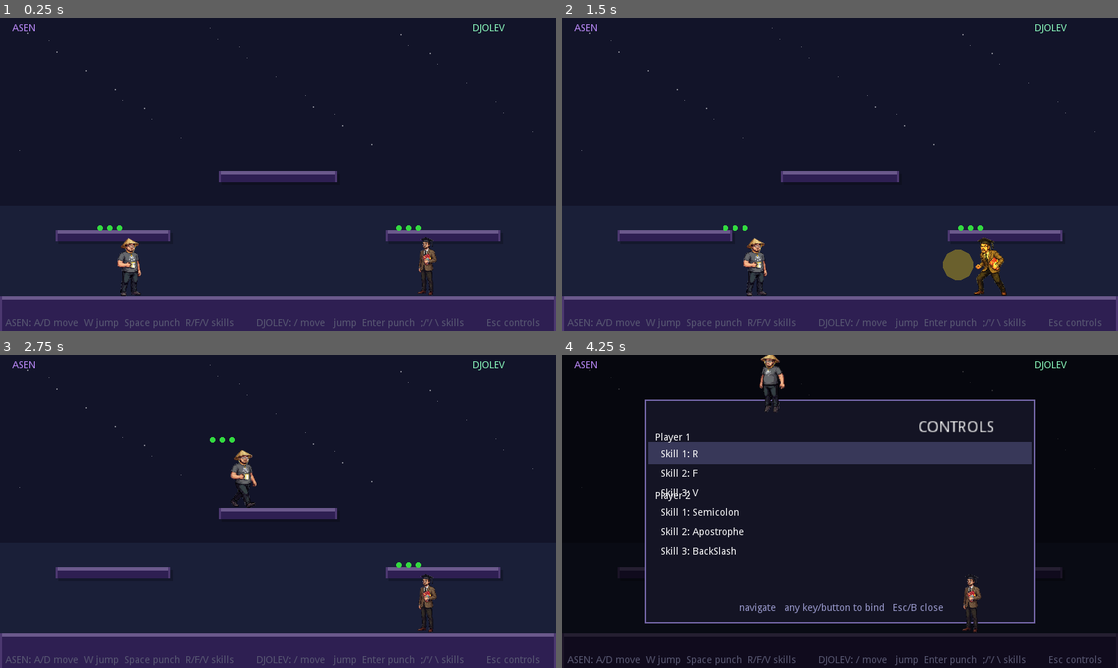
Above: before the commit, frames 1-4 (two rows, left to right).
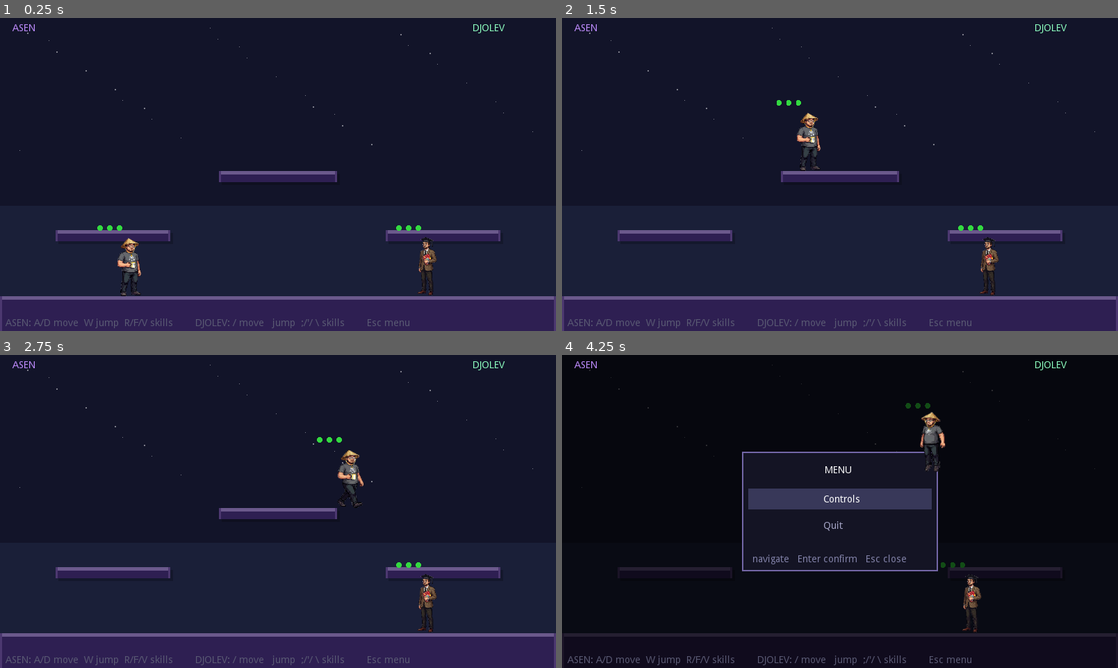
Above: after the commit, the same moments.

Repository: asenmitrev/cucugo
Game: Godot game, scene res://scenes/Main.tscn
Two runs of this game, one before a commit and one after it. Both use one fixed random seed, a clock stepped at 60 frames per second and the inputs below.
Inputs:
- Up to frame 1 (0.25 s): no input
- Up to frame 2 (1.5 s): tap Enter (p2_punch) at 0.5, 0.8, 1.35 s; hold D (p1_right) 0.53-1.28 s; tap Space (p1_punch) at 0.6 s; tap W (p1_jump) at 0.77 s; hold Down (ui_down) from 1.28 s (still down)
- Up to frame 3 (2.75 s): tap W (p1_jump) at 1.52 s; tap Keypad Enter at 1.55, 2.1 s; release Down (ui_down) at 2.03 s; hold D (p1_right) from 2.03 s (still down); tap Space (p1_punch) at 2.3 s
- Up to frame 4 (4.25 s): tap Space (p1_punch) at 2.85 s; tap W (p1_jump) at 3.02, 3.77 s; tap Enter (p2_punch) at 3.05 s; release D (p1_right) at 3.53 s; hold A (p1_left) from 3.53 s (still down); tap Left (p2_left) at 3.6 s; tap Keypad Enter at 3.8 s; tap Escape (start) at 4.15 s

The runs differ from the first frame. In frame 1, 0.5% of the frame differs, in the area x 22-97%, y 96-100%; in frame 2, 2.4%; in frame 3, 1.4%; in frame 4, 11%, in the area x 14-97%, y 0-100%.

Commit message:
refactor: remove punch mechanic, add main menu and controls reset
- Remove punch attack from CharacterDef, Main.gd, and character resources
- Rename skills: Slam → Rice, Whirl → Gong; adjust effect dimensions/duration
- Add main menu overlay (Controls, Quit) triggered by Esc/Start
- Add 'Reset to Default' option at bottom of controls menu
- Set window to fullscreen and always-on-top
- Update control hints to reflect new layout

Diff:
--- a/project.godot
+++ b/project.godot
@@ -44,6 +44,7 @@
 window/size/height=450
 window/size/borderless=true
 window/size/fullscreen=true
+window/size/always_on_top=true
 window/dpi/allow_hidpi=true
 window/vsync/use_vsync=false
 window/stretch/mode="viewport"
@@ -56,6 +57,14 @@
 
 [input]
 
+ui_accept={
+"deadzone": 0.5,
+"events": [  ]
+}
+ui_select={
+"deadzone": 0.5,
+"events": [  ]
+}
 p1_left={
 "deadzone": 0.5,
 "events": [ Object(InputEventKey,"resource_local_to_scene":false,"resource_name":"","device":0,"alt":false,"shift":false,"control":false,"meta":false,"command":false,"pressed":false,"scancode":65,"physical_scancode":0,"unicode":0,"echo":false,"script":null)
--- a/resources/asen.tres
+++ b/resources/asen.tres
@@ -15,18 +15,11 @@
 action_left = "p1_left"
 action_right = "p1_right"
 action_jump = "p1_jump"
-action_punch = "p1_punch"
 speed = 210.0
 jump_vel = -530.0
-punch_dur = 0.36
-punch_rx = 118.0
-punch_ry = 65.0
-hit_t0 = 0.07
-hit_t1 = 0.25
 anim_idle = 0.18
 anim_walk = 0.1
 anim_jump = 0.14
-anim_punch = 0.09
 anim_dead = 0.2
 action_skill1 = "p1_skill1"
 action_skill2 = "p1_skill2"
--- a/resources/djolev.tres
+++ b/resources/djolev.tres
@@ -15,18 +15,11 @@
 action_left = "p2_left"
 action_right = "p2_right"
 action_jump = "p2_jump"
-action_punch = "p2_punch"
 speed = 210.0
 jump_vel = -530.0
-punch_dur = 0.36
-punch_rx = 118.0
-punch_ry = 65.0
-hit_t0 = 0.07
-hit_t1 = 0.25
 anim_idle = 0.18
 anim_walk = 0.1
 anim_jump = 0.14
-anim_punch = 0.09
 anim_dead = 0.2
 action_skill1 = "p2_skill1"
 action_skill2 = "p2_skill2"
--- a/resources/skills/asen_slam.tres
+++ b/resources/skills/asen_slam.tres
@@ -4,13 +4,13 @@
 
 [resource]
 script = ExtResource( 1 )
-display_name = "Slam"
+display_name = "Rice"
 cast_time = 0.35
 cooldown = 2.0
 anim_cast = 0.2
-effect_width = 250.0
-effect_height = 5.0
-effect_offset_x = 0.0
+effect_width = 25.0
+effect_height = 25.0
+effect_offset_x = -25.0
 effect_offset_y = 64.0
-effect_duration = 1.0
+effect_duration = 20.0
 effect_color = Color( 0.75, 0.3, 1, 1 )
--- a/resources/skills/asen_whirl.tres
+++ b/resources/skills/asen_whirl.tres
@@ -4,7 +4,7 @@
 
 [resource]
 script = ExtResource( 1 )
-display_name = "Whirl"
+display_name = "Gong"
 cast_time = 0.2
 cooldown = 2.0
 anim_cast = 0.06
--- a/scripts/CharacterDef.gd
+++ b/scripts/CharacterDef.gd
@@ -10,21 +10,13 @@
 export var action_left: String = ""
 export var action_right: String = ""
 export var action_jump: String = ""
-export var action_punch: String = ""
 
 export var speed: float = 210.0
 export var jump_vel: float = -530.0
 
-export var punch_dur: float = 0.36
-export var punch_rx: float = 118.0
-export var punch_ry: float = 65.0
-export var hit_t0: float = 0.07
-export var hit_t1: float = 0.25
-
 export var anim_idle: float = 0.18
 export var anim_walk: float = 0.10
 export var anim_jump: float = 0.14
-export var anim_punch: float = 0.09
 export var anim_dead: float = 0.20
 
 export var action_skill1: String = ""
--- a/scripts/ControllerMapper.gd
+++ b/scripts/ControllerMapper.gd
@@ -12,7 +12,6 @@
 	"left":  [["p1_left", 0],   ["p2_left", 1]],
 	"right": [["p1_right", 0],  ["p2_right", 1]],
 	"up":    [["p1_jump", 0],   ["p2_jump", 1]],
-	"a":     [["p1_punch", 0],  ["p2_punch", 1]],
 	"b":     [["p1_skill1", 0], ["p2_skill1", 1]],
 	"x":     [["p1_skill2", 0], ["p2_skill2", 1]],
 	"y":     [["p1_skill3", 0], ["p2_skill3", 1]],
--- a/scripts/Main.gd
+++ b/scripts/Main.gd
@@ -23,13 +23,11 @@
         "idle":  preload("res://assets/asen/asen-idle.png"),
         "walk":  preload("res://assets/asen/asen-walk.png"),
         "jump":  preload("res://assets/asen/asen-jump.png"),
-        "punch": preload("res://assets/asen/asen-punch.png"),
     },
     "djolev": {
         "idle":  preload("res://assets/djolev/djolev-idle.png"),
         "walk":  preload("res://assets/djolev/djolev-walk.png"),
         "jump":  preload("res://assets/djolev/djolev-jump.png"),
-        "punch": preload("res://assets/djolev/djolev-punch.png"),
     },
 }
 
@@ -55,6 +53,10 @@
 var _ctrl_font: Font
 
 var _ctrl_bindings: Dictionary = {}
+
+const MAIN_MENU_ITEMS := ["Controls", "Quit"]
+var show_main_menu: bool = false
+var main_menu_sel: int = 0
 
 const CTRL_ACTIONS := [
 	{"player": 0, "label": "Skill 1", "action": "p1_skill1"},
@@ -74,14 +76,12 @@
 	"p1_left":    KEY_A,
 	"p1_right":   KEY_D,
 	"p1_jump":    KEY_W,
-	"p1_punch":   KEY_SPACE,
 	"p1_skill1":  KEY_R,
 	"p1_skill2":  KEY_F,
 	"p1_skill3":  KEY_V,
 	"p2_left":    KEY_LEFT,
 	"p2_right":   KEY_RIGHT,
 	"p2_jump":    KEY_UP,
-	"p2_punch":   KEY_ENTER,
 	"p2_skill1":  KEY_SEMICOLON,
 	"p2_skill2":  KEY_APOSTROPHE,
 	"p2_skill3":  KEY_BACKSLASH,
@@ -89,13 +89,14 @@
 
 
 func _ready() -> void:
+	OS.window_fullscreen = true
 	var ui := CanvasLayer.new()
 	add_child(ui)
 
 	_lbl_p1 = _make_lbl(ASEN_DEF.display_name, Vector2(18, 8), ASEN_DEF.label_color)
 	_lbl_p2 = _make_lbl(DJOLEV_DEF.display_name, Vector2(680, 8), DJOLEV_DEF.label_color)
 	_lbl_controls = _make_lbl(
-		"ASEN: A/D move  W jump  Space punch  R/F/V skills        DJOLEV: ←/→ move  ↑ jump  Enter punch  ;/'/ \\ skills        Esc controls",
+		"ASEN: A/D move  W jump  R/F/V skills        DJOLEV: ←/→ move  ↑ jump  ;/'/ \\ skills        Esc menu",
 		Vector2(8, 432), Color(0.35, 0.35, 0.45))
 	_lbl_winner = _make_lbl("", Vector2(0, 168), Color.white)
 	_lbl_winner.rect_size = Vector2(W / 2.8, 40)
@@ -183,7 +184,10 @@
 
 
 func _ctrl_update_hint() -> void:
-	_ctrl_hint.text = "↑↓ navigate   any key/button to bind   Esc/B close"
+	if controls_sel == CTRL_ACTIONS.size():
+		_ctrl_hint.text = "↑↓ navigate   Enter/any button to reset   Esc/B close"
+	else:
+		_ctrl_hint.text = "↑↓ navigate   any key/button to bind   Esc/B close"
 
 func _ctrl_toggle() -> void:
 	if show_controls:
@@ -197,8 +201,24 @@
 		_ctrl_title.rect_position = Vector2(bx, by + 28)
 		_ctrl_hint.rect_position = Vector2(bx, by + CTRL_BOX_H - 28)
 
+func _main_menu_confirm() -> void:
+	match main_menu_sel:
+		0:  # Controls
+			show_main_menu = false
+			_ctrl_toggle()
+		1:  # Quit
+			get_tree().quit()
+
 func _ctrl_nav(dir: int) -> void:
-	controls_sel = wrapi(controls_sel + dir, 0, CTRL_ACTIONS.size())
+	controls_sel = wrapi(controls_sel + dir, 0, CTRL_ACTIONS.size() + 1)
+	_ctrl_update_hint()
+
+func _ctrl_reset_defaults() -> void:
+	for action in DEFAULT_BINDS:
+		var ev := InputEventKey.new()
+		ev.scancode = DEFAULT_BINDS[action]
+		_apply_event_to_action(action, ev)
+	_ctrl_save()
 
 func _ctrl_remap(ev: InputEvent) -> void:
 	var ca: Dictionary = CTRL_ACTIONS[controls_sel]
@@ -210,7 +230,8 @@
 	var row_top: float = by + 62.0
 
 	var max_offset: int = max(0, CTRL_ACTIONS.size() - CTRL_VISIBLE_ROWS)
-	var offset: int = clamp(int(controls_sel) - 3, 0, max_offset)
+	var eff_sel: int = min(controls_sel, CTRL_ACTIONS.size() - 1)
+	var offset: int = clamp(eff_sel - 3, 0, max_offset)
 
 	var prev_player: int = -1
 	for v in CTRL_VISIBLE_ROWS:
@@ -231,6 +252,10 @@
 
 		var col: Color = Color(1.0, 1.0, 1.0, 1.0) if idx == controls_sel else Color(0.75, 0.75, 0.85, 1.0)
 		draw_string(_ctrl_font, Vector2(bx + 14.0, ry + CTRL_ROW_H - 8.0), line)
+
+	var reset_ry: float = row_top + float(CTRL_VISIBLE_ROWS) * CTRL_ROW_H + 10.0
+	var reset_col: Color = Color(1.0, 0.55, 0.55) if controls_sel == CTRL_ACTIONS.size() else Color(0.65, 0.42, 0.42)
+	draw_string(_ctrl_font, Vector2(bx + CTRL_BOX_W * 0.5 - 62.0, reset_ry + CTRL_ROW_H - 8.0), "[ Reset to Default ]", reset_col)
 
 func _ctrl_save() -> void:
 	var file := File.new()
@@ -291,7 +316,6 @@
 		"name": def.display_name, "pos": def.start_pos, "vel": Vector2.ZERO,
 		"right": def.facing_right, "on_gnd": false,
 		"state": "idle",
-		"punch_t": 0.0, "punch_hit": false, "last_pe": 0.0,
 		"dead": false, "death_t": 0.0,
 		"anim_t": 0.0, "anim_frame": 0, "prev_state": "idle",
 		"tex": tex, "spr": spr,
@@ -307,56 +331,112 @@
 		"idle":  return def.anim_idle
 		"walk":  return def.anim_walk
 		"jump":  return def.anim_jump
-		"punch": return def.anim_punch
 		"dead":  return def.anim_dead
 	return 0.15
 
 
 func _input(event: InputEvent) -> void:
-	# Start action (gamepad or custom binding) toggles the controls menu
-	if InputMap.has_action("start") and event.is_action_pressed("start"):
-		_ctrl_toggle()
+	# Controls menu is open — consume all input here
+	if show_controls:
 		get_tree().set_input_as_handled()
+		if event is InputEventKey:
+			var ev: InputEventKey = event as InputEventKey
+			if not ev.pressed or ev.echo:
+				return
+			if ev.scancode == KEY_ESCAPE:
+				_ctrl_toggle()
+			elif ev.scancode == KEY_UP:
+				_ctrl_nav(-1)
+				update()
+			elif ev.scancode == KEY_DOWN:
+				_ctrl_nav(1)
+				update()
+			elif controls_sel == CTRL_ACTIONS.size():
+				if ev.scancode == KEY_ENTER or ev.scancode == KEY_KP_ENTER:
+					_ctrl_reset_defaults()
+					update()
+			else:
+				_ctrl_remap(event)
+				update()
+			return
+		if event is InputEventJoypadButton:
+			var ev: InputEventJoypadButton = event as InputEventJoypadButton
+			if not ev.pressed:
+				return
+			if ev.button_index == JOY_DPAD_UP:
+				_ctrl_nav(-1)
+				update()
+			elif ev.button_index == JOY_DPAD_DOWN:
+				_ctrl_nav(1)
+				update()
+			elif event.is_action_pressed("ui_cancel"):
+				_ctrl_toggle()
+			elif controls_sel == CTRL_ACTIONS.size():
+				_ctrl_reset_defaults()
+				update()
+			else:
+				_ctrl_remap(event)
+				update()
+			return
+		if event is InputEventJoypadMotion:
+			var ev: InputEventJoypadMotion = event as InputEventJoypadMotion
+			if ev.axis == JOY_AXIS_1 or ev.axis == 7:
+				if ev.axis_value < -0.5:
+					_ctrl_nav(-1)
+					update()
+				elif ev.axis_value > 0.5:
+					_ctrl_nav(1)
+					update()
 		return
 
-	if not show_controls:
+	# Main menu is open — consume all input here
+	if show_main_menu:
+		get_tree().set_input_as_handled()
+		if event is InputEventKey:
+			var ev: InputEventKey = event as InputEventKey
+			if not ev.pressed or ev.echo:
+				return
+			if ev.scancode == KEY_ESCAPE:
+				show_main_menu = false
+				update()
+			elif ev.scancode == KEY_UP:
+				main_menu_sel = wrapi(main_menu_sel - 1, 0, MAIN_MENU_ITEMS.size())
+				update()
+			elif ev.scancode == KEY_DOWN:
+				main_menu_sel = wrapi(main_menu_sel + 1, 0, MAIN_MENU_ITEMS.size())
+				update()
+			elif  ev.scancode == KEY_KP_ENTER or ev.scancode == KEY_SPACE:
+				_main_menu_confirm()
+		if event is InputEventJoypadButton:
+			var ev: InputEventJoypadButton = event as InputEventJoypadButton
+			if not ev.pressed:
+				return
+			if ev.button_index == JOY_DPAD_UP:
+				main_menu_sel = wrapi(main_menu_sel - 1, 0, MAIN_MENU_ITEMS.size())
+				update()
+			elif ev.button_index == JOY_DPAD_DOWN:
+				main_menu_sel = wrapi(main_menu_sel + 1, 0, MAIN_MENU_ITEMS.size())
+				update()
+			elif ev.button_index == JOY_SONY_X or ev.button_index == JOY_XBOX_A:
+				_main_menu_confirm()
+			elif event.is_action_pressed("ui_cancel"):
+				show_main_menu = false
+				update()
+		return
+
+	# No overlay open — Escape or Start opens the main menu (not during game-over countdown)
+	if not game_over:
 		if event is InputEventKey:
 			var ev: InputEventKey = event as InputEventKey
 			if ev.pressed and not ev.echo and ev.scancode == KEY_ESCAPE:
-				_ctrl_toggle()
+				show_main_menu = true
+				main_menu_sel = 0
 				get_tree().set_input_as_handled()
-		return
-
-	# Menu is open — consume all input so game physics don't fire
-	get_tree().set_input_as_handled()
-
-	# Navigation uses Godot's built-in ui_* actions which map to both
-	# keyboard arrows and gamepad d-pad automatically on all platforms.
-	if event.is_action_pressed("ui_up"):
-		_ctrl_nav(-1)
-		update()
-		return
-
-	if event.is_action_pressed("ui_down"):
-		_ctrl_nav(1)
-		update()
-		return
-
-	if event.is_action_pressed("ui_cancel"):
-		_ctrl_toggle()
-		return
-
-	# Remap: accept keyboard key presses and joypad button presses
-	if event is InputEventKey:
-		var ev: InputEventKey = event as InputEventKey
-		if ev.pressed and not ev.echo:
-			_ctrl_remap(event)
-			update()
-	elif event is InputEventJoypadButton:
-		var ev: InputEventJoypadButton = event as InputEventJoypadButton
-		if ev.pressed:
-			_ctrl_remap(event)
-			update()
+				return
+		if InputMap.has_action("start") and event.is_action_pressed("start"):
+			show_main_menu = true
+			main_menu_sel = 0
+			get_tree().set_input_as_handled()
 
 func _process(delta: float) -> void:
 	var dt := min(delta, 0.1)
@@ -369,7 +449,7 @@
 		update()
 		return
 
-	if show_controls:
+	if show_main_menu or show_controls:
 		update()
 		return
 
@@ -411,8 +491,6 @@
 		if p["dead"]:
 			spr.modulate.a = max(0.0, 1.0 - p["death_t"] * 0.75)
 			spr.rotation += 3.0 * PI * dt * min(p["death_t"], 0.8)
-		elif p["state"] == "punch" and p["punch_t"] >= p["def"].hit_t0 and p["punch_t"] <= p["def"].hit_t1:
-			spr.modulate = Color(1.5, 1.3, 0.5, 1.0)
 		elif p["casting_skill"] >= 0:
 			spr.modulate = Color(1.2, 1.2, 1.5, 1.0)
 		else:
@@ -474,26 +552,7 @@
 		if p["cast_t"] >= sk.cast_time:
 			_activate_skill(p, skill_idx, sk)
 
-	var punching: bool = p["state"] == "punch"
-
-	if punching:
-		p["punch_t"] += dt
-		if p["punch_t"] >= def.punch_dur:
-			p["state"] = "idle"
-			p["last_pe"] = OS.get_ticks_msec() / 1000.0
-			punching = false
-
-	var now: float = OS.get_ticks_msec() / 1000.0
-	if not punching and Input.is_action_just_pressed(def.action_punch):
-		if now - p["last_pe"] > 0.15:
-			p["state"] = "punch"
-			p["punch_t"] = 0.0
-			p["punch_hit"] = false
-			p["vel"].x = 0.0
-			punching = true
-
-	# Skill inputs: blocked while punching or already casting
-	if not punching and p["casting_skill"] < 0:
+	if p["casting_skill"] < 0:
 		var skill_actions: Array = [def.action_skill1, def.action_skill2, def.action_skill3]
 		var skill_defs: Array = [def.skill1, def.skill2, def.skill3]
 		for k in 3:
@@ -504,31 +563,27 @@
 				p["cast_t"] = 0.0
 				break
 
-	if not punching:
-		if Input.is_action_pressed(def.action_left):
-			p["vel"].x = -def.speed
-			p["right"] = false
-		elif Input.is_action_pressed(def.action_right):
-			p["vel"].x = def.speed
-			p["right"] = true
-		else:
-			p["vel"].x = lerp(p["vel"].x, 0.0, 14.0 * dt)
-
-		if Input.is_action_just_pressed(def.action_jump) and p["on_gnd"]:
-			p["vel"].y = def.jump_vel
+	if Input.is_action_pressed(def.action_left):
+		p["vel"].x = -def.speed
+		p["right"] = false
+	elif Input.is_action_pressed(def.action_right):
+		p["vel"].x = def.speed
+		p["right"] = true
 	else:
-		p["vel"].x = lerp(p["vel"].x, 0.0, 12.0 * dt)
+		p["vel"].x = lerp(p["vel"].x, 0.0, 14.0 * dt)
+
+	if Input.is_action_just_pressed(def.action_jump) and p["on_gnd"]:
+		p["vel"].y = def.jump_vel
 
 	p["vel"].y += GRAV * dt
 	p["pos"] += p["vel"] * dt
 
-	if not punching:
-		if not p["on_gnd"]:
-			p["state"] = "jump"
-		elif abs(p["vel"].x) > 10.0:
-			p["state"] = "walk"
-		else:
-			p["state"] = "idle"
+	if not p["on_gnd"]:
+		p["state"] = "jump"
+	elif abs(p["vel"].x) > 10.0:
+		p["state"] = "walk"
+	else:
+		p["state"] = "idle"
 
 	_collide_plats(p)
 	p["pos"].x = clamp(p["pos"].x, 0.0, W - SW)
@@ -536,10 +591,6 @@
 	if p["pos"].y > H + 100.0:
 		p["dead"] = true
 		p["death_t"] = 0.0
-
-	if punching and not p["punch_hit"] and not o["dead"]:
-		if p["punch_t"] >= def.hit_t0 and p["punch_t"] <= def.hit_t1:
-			_punch_check(p, o)
 
 
 func _activate_skill(p: Dictionary, skill_idx: int, sk: Resource) -> void:
@@ -577,23 +628,6 @@
 			p["on_gnd"] = true
 
 
-func _punch_check(a: Dictionary, d: Dictionary) -> void:
-	var adef: CharacterDef = a["def"]
-	var ax: float = a["pos"].x + SW * 0.5
-	var ay: float = a["pos"].y + SH * 0.5
-	var dx: float = d["pos"].x + SW * 0.5
-	var dy: float = d["pos"].y + SH * 0.5
-	var ddx: float = dx - ax
-	var in_front: bool = ddx > 0.0 if a["right"] else ddx < 0.0
-	if in_front and abs(ddx) < adef.punch_rx and abs(dy - ay) < adef.punch_ry:
-		a["punch_hit"] = true
-		d["dead"] = true
-		d["death_t"] = 0.0
-		var dir: float = 1.0 if a["right"] else -1.0
-		d["vel"] = Vector2(dir * 380.0, -440.0)
-		impacts.append({"pos": Vector2(dx, dy), "age": 0.0})
-
-
 func _end_game(text: String) -> void:
 	if game_over:
 		return
@@ -663,15 +697,6 @@
 			var dot_col: Color = Color(0.2, 0.85, 0.25) if ready else Color(0.45, 0.18, 0.08)
 			draw_circle(Vector2(pos.x + k * 14.0 + 4.0, pos.y - 8.0), 4.0, dot_col)
 
-	for i in [0, 1]:
-		var p: Dictionary = pl[i]
-		if p.empty():
-			continue
-		if p["state"] == "punch" and p["punch_t"] >= p["def"].hit_t0 and p["punch_t"] <= p["def"].hit_t1:
-			var cx: float = (p["pos"] as Vector2).x + (SW if p["right"] else 0.0)
-			var cy: float = (p["pos"] as Vector2).y + SH * 0.5
-			draw_circle(Vector2(cx, cy), 22.0, Color(1.0, 0.85, 0.1, 0.35))
-
 	for imp in impacts:
 		var a: float = 1.0 - float(imp["age"]) / 0.55
 		var r: float = 10.0 + float(imp["age"]) * 90.0
@@ -680,6 +705,24 @@
 
 	if game_over:
 		draw_rect(Rect2(0, 0, W, H), Color(0, 0, 0, 0.58))
+
+	# Main menu overlay
+	if show_main_menu:
+		var mw: float = 280.0
+		var mh: float = 170.0
+		var mx: float = (W - mw) / 2.0
+		var my: float = (H - mh) / 2.0
+		draw_rect(Rect2(0, 0, W, H), Color(0, 0, 0, 0.65))
+		draw_rect(Rect2(mx, my, mw, mh), Color(0.08, 0.08, 0.14))
+		draw_rect(Rect2(mx, my, mw, mh), Color(0.45, 0.4, 0.65), false, 2.0)
+		draw_string(_ctrl_font, Vector2(mx + mw * 0.5 - 22.0, my + 30.0), "MENU", Color.white)
+		for idx in MAIN_MENU_ITEMS.size():
+			var iy: float = my + 72.0 + float(idx) * 38.0
+			if idx == main_menu_sel:
+				draw_rect(Rect2(mx + 8.0, iy - 20.0, mw - 16.0, 30.0), Color(0.22, 0.22, 0.35))
+			var col: Color = Color(1.0, 1.0, 1.0) if idx == main_menu_sel else Color(0.65, 0.65, 0.78)
+			draw_string(_ctrl_font, Vector2(mx + mw * 0.5 - 24.0, iy), MAIN_MENU_ITEMS[idx], col)
+		draw_string(_ctrl_font, Vector2(mx + 10.0, my + mh - 12.0), "↑↓ navigate   Enter confirm   Esc close", Color(0.5, 0.5, 0.65))
 
 	# Controls menu overlay
 	if show_controls:
@@ -691,9 +734,14 @@
 
 		var row_top: float = by + 62.0
 		var max_offset: int = max(0, CTRL_ACTIONS.size() - CTRL_VISIBLE_ROWS)
-		var offset: int = clamp(int(controls_sel) - 3, 0, max_offset)
-		var sel_vis: int = controls_sel - offset
-		var sel_ry: float = row_top + float(sel_vis) * CTRL_ROW_H
-		draw_rect(Rect2(bx + 4.0, sel_ry - 2.0, CTRL_BOX_W - 8.0, CTRL_ROW_H + 4.0), Color(0.22, 0.22, 0.35))
+		var eff_sel: int = min(controls_sel, CTRL_ACTIONS.size() - 1)
+		var offset: int = clamp(eff_sel - 3, 0, max_offset)
+		if controls_sel == CTRL_ACTIONS.size():
+			var reset_ry: float = row_top + float(CTRL_VISIBLE_ROWS) * CTRL_ROW_H + 10.0
+			draw_rect(Rect2(bx + 4.0, reset_ry - 2.0, CTRL_BOX_W - 8.0, CTRL_ROW_H + 4.0), Color(0.30, 0.14, 0.14))
+		else:
+			var sel_vis: int = controls_sel - offset
+			var sel_ry: float = row_top + float(sel_vis) * CTRL_ROW_H
+			draw_rect(Rect2(bx + 4.0, sel_ry - 2.0, CTRL_BOX_W - 8.0, CTRL_ROW_H + 4.0), Color(0.22, 0.22, 0.35))
 
 		_ctrl_draw_rows()
